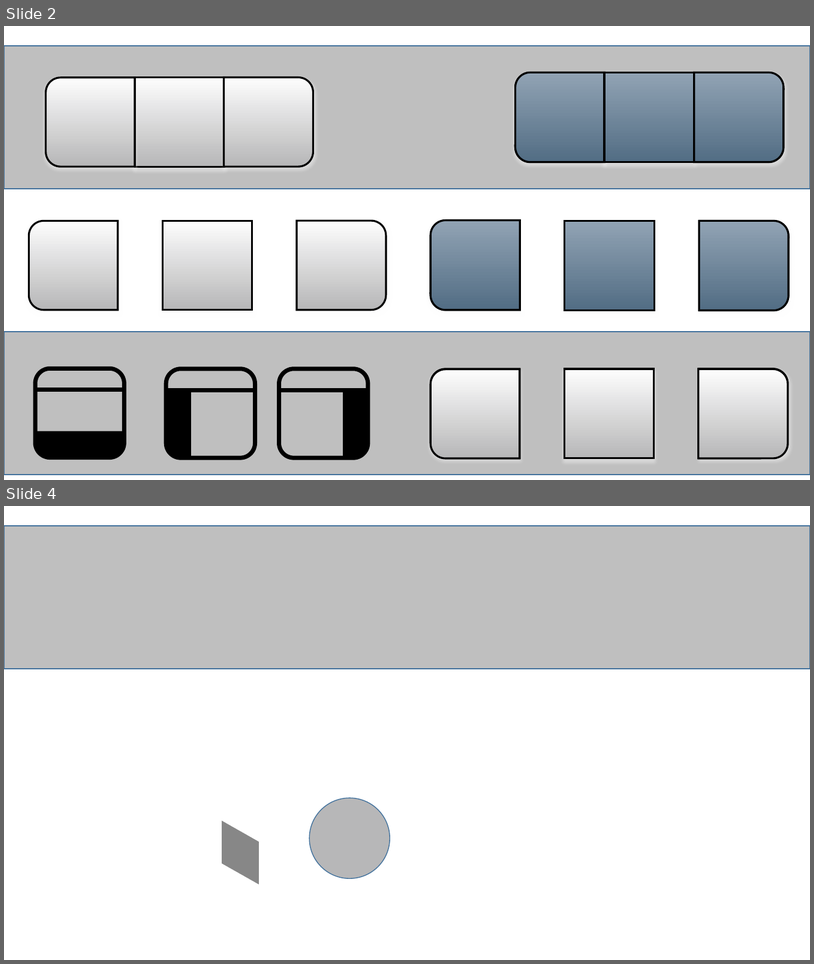
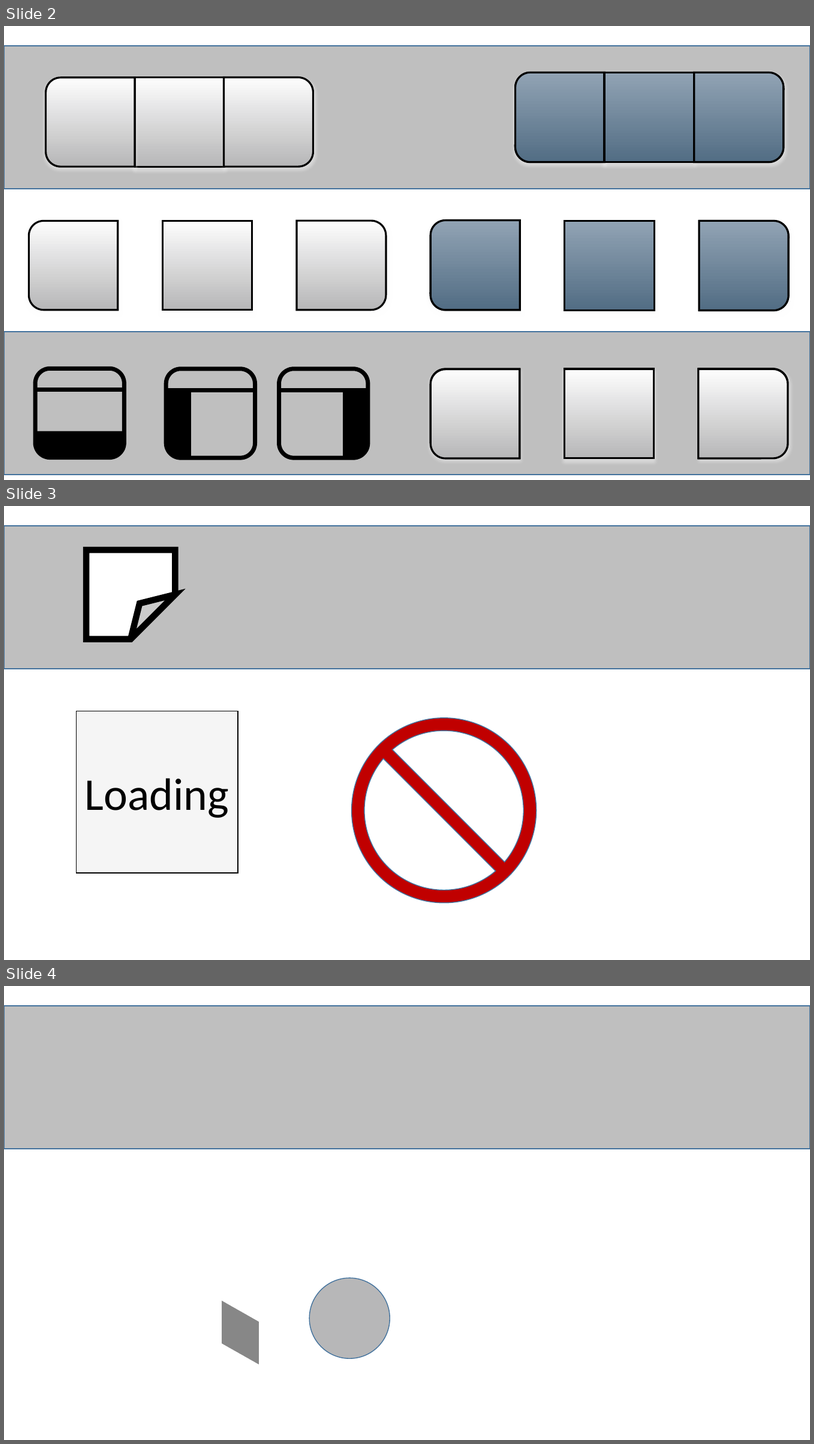
Before and after one commit to AThilenius/VoxelCraft, a slide deck: Docs/Gui.pptx. Shown one above the other, each under a label of ours: slides 2 and 4 before the commit, slides 2, 3 and 4 after it; the slides between them are not shown. The pictures are 814x964 and 814x1444 pixels, drawn with LibreOffice and Linux fonts; fonts in the diff are those of the drawing. Boxes give left, top, right and bottom in pixels: in the first picture for what was removed or moved away, otherwise in the second. Text is boxed around its words. In the diff, an @@ line names an element or a change of style, - is before the commit and + after.

Commit message:
Asynchronous texture loading from disk!! So awesome

```diff
--- a/Docs/Gui.pptx
+++ b/Docs/Gui.pptx
@@ slide 3 added at (4, 506, 810, 960), background #FFFFFF @@
@@ rectangle added at (4, 526, 810, 669), fill #BFBFBF, outline #43739E 1 pt @@
@@ folded corner added at (86, 550, 175, 639), fill #FFFFFF, outline #000000 7.5 pt @@
@@ rectangle added at (76, 711, 238, 873), fill #A6A6A6 at 10% opacity, outline #000000 1 pt @@
@@ no-entry sign added at (352, 718, 537, 903), fill #C00000, outline #43739E 1 pt @@
@@ text added at (85, 778, 229, 817), 54 pt, text #000000 @@
+Loading
```
Also in this commit, not shown: 1 slide removed, 25 other files.
